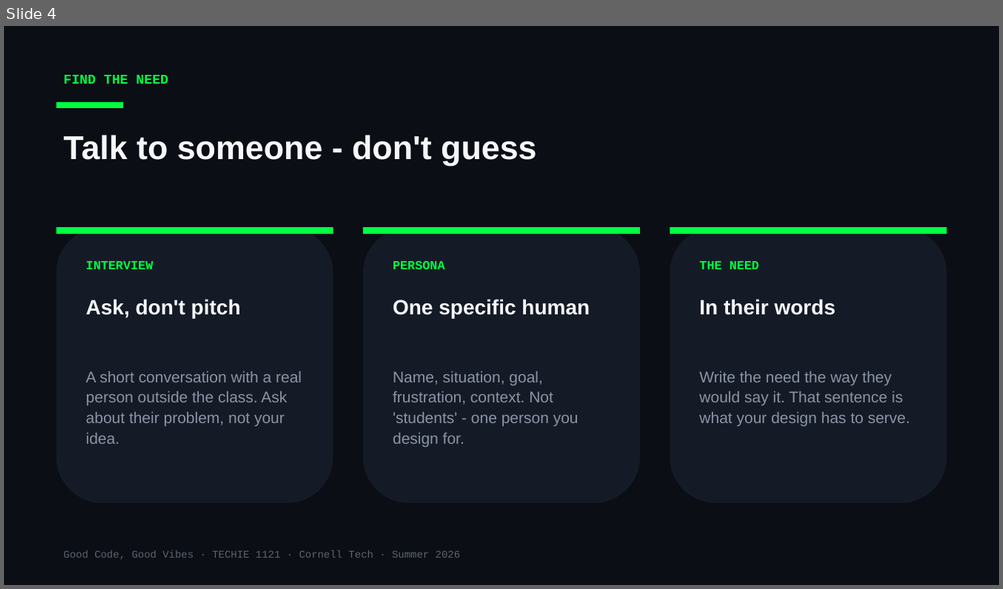
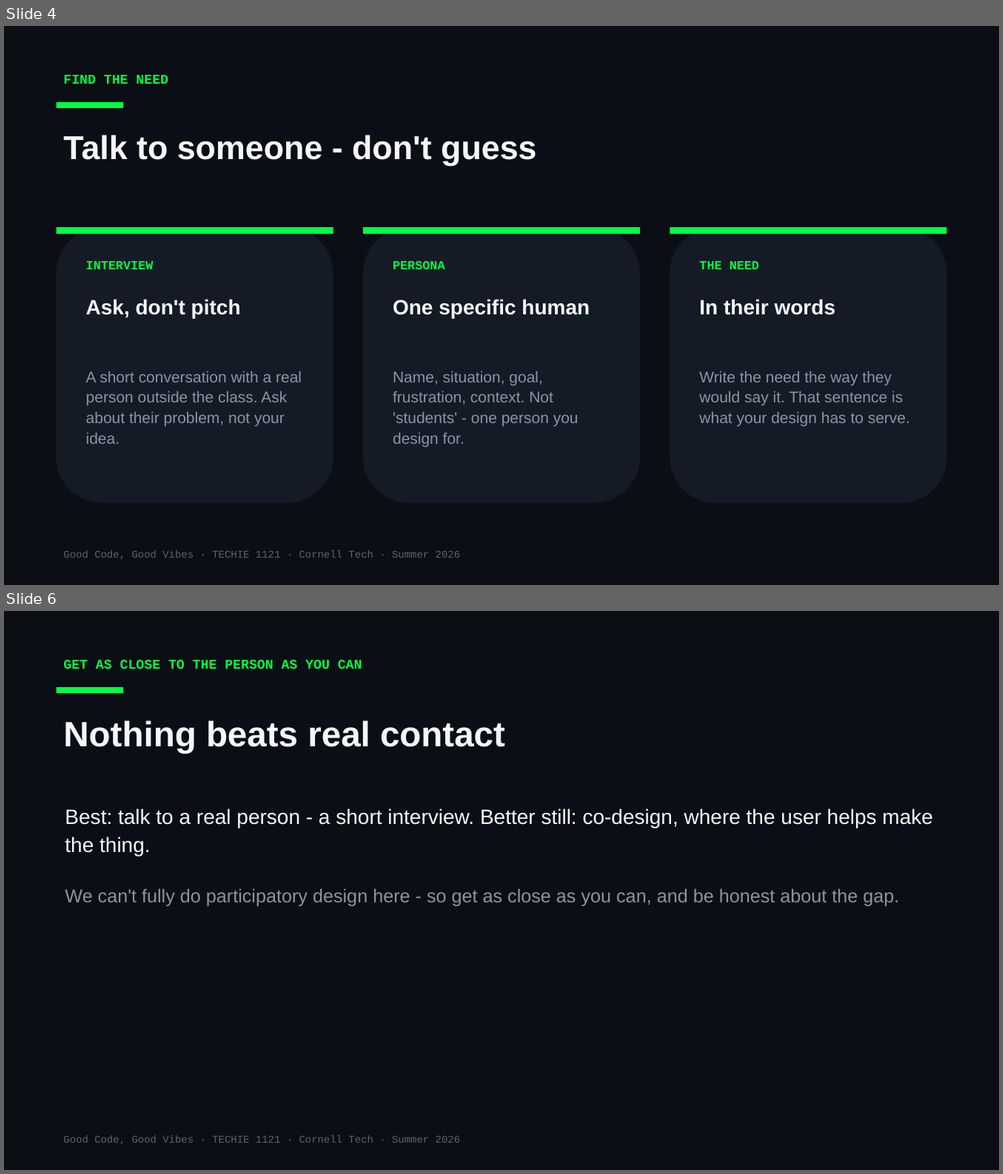
Before and after one commit to Cornell-Tech-Vibe-Coding-Summer-2026/website, a slide deck: slides/Week3-Wed-Working-Day.pptx. Shown one above the other, each under a label of ours: slide 4 before the commit, slides 4 and 6 after it; the slides between them are not shown. The pictures are 1003x589 and 1003x1174 pixels, drawn with LibreOffice and Linux fonts; fonts in the diff are those of the drawing. Boxes give left, top, right and bottom in pixels: in the first picture for what was removed or moved away, otherwise in the second. Text is boxed around its words. In the diff, an @@ line names an element or a change of style, - is before the commit and + after.

```diff
--- a/slides/Week3-Wed-Working-Day.pptx
+++ b/slides/Week3-Wed-Working-Day.pptx
@@ slide 6 added at [4, 611, 999, 1170], background #0B0E14 @@
@@ text added at [63, 660, 362, 669], 13 pt, text #00FF41, bold @@
+GET AS CLOSE TO THE PERSON AS YOU CAN
@@ rectangle added at [57, 687, 123, 693], fill #00FF41 @@
@@ text added at [63, 721, 505, 753], 34 pt, text #F5F7FA, bold @@
+Nothing beats real contact
@@ text added at [65, 809, 933, 906], 20 pt, text #F5F7FA @@
+Best: talk to a real person - a short interview. Better still: co-design, where the user helps make the thing.
+We can't fully do participatory design here - so get as close as you can, and be honest about the gap.
@@ text added at [63, 1136, 460, 1145], 10 pt, text #5A6474 @@
+Good Code, Good Vibes · TECHIE 1121 · Cornell Tech · Summer 2026
```
Also in this commit, not shown: 1 slide changed, 4 other slides added, 1 other file.
